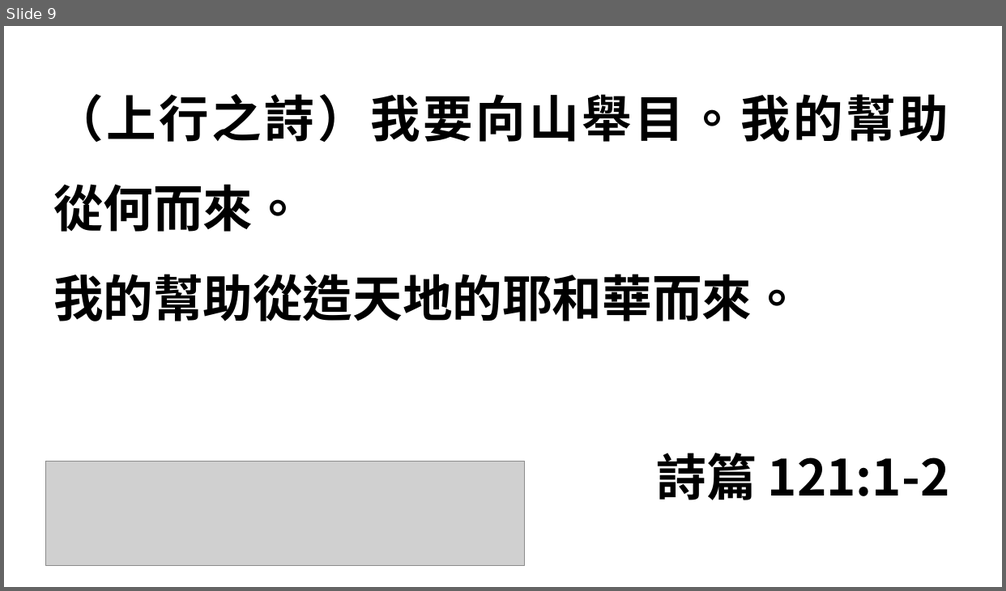
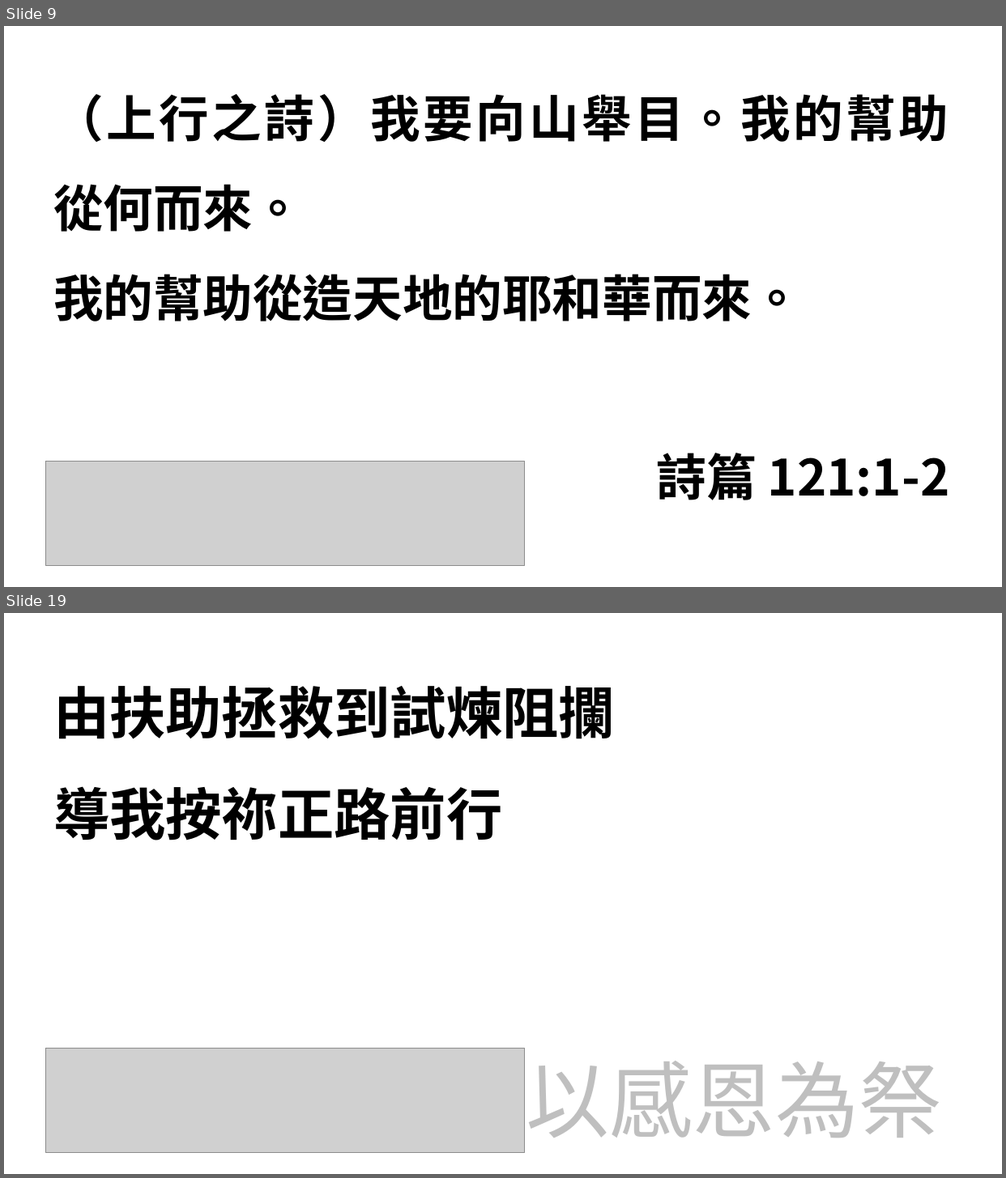
Before and after one commit to pangyan/ridiculands-references, a slide deck: hymns/20171008.pptx. Shown one above the other, each under a label of ours: slide 9 before the commit, slides 9 and 19 after it; the slides between them are not shown. The pictures are 1006x591 and 1006x1178 pixels, drawn with LibreOffice and Linux fonts; fonts in the diff are those of the drawing; grey boxes stand for pictures. Boxes give left, top, right and bottom in pixels: in the first picture for what was removed or moved away, otherwise in the second. Text is boxed around its words. In the diff, an @@ line names an element or a change of style, - is before the commit and + after.

```diff
--- a/hymns/20171008.pptx
+++ b/hymns/20171008.pptx
@@ slide 19 added at box(4, 613, 1002, 1174), background #FFFFFF @@
@@ text added at box(53, 686, 615, 841), 54 pt, text #000000, bold @@
+由扶助拯救到試煉阻攔
+導我按祢正路前行
@@ picture added at box(46, 1049, 524, 1152) @@
@@ text added at box(526, 1061, 941, 1138), 80 pt, text #BFBFBF @@
+以感恩為祭
```
Also in this commit, not shown: 2 slides changed, 27 other slides added.
